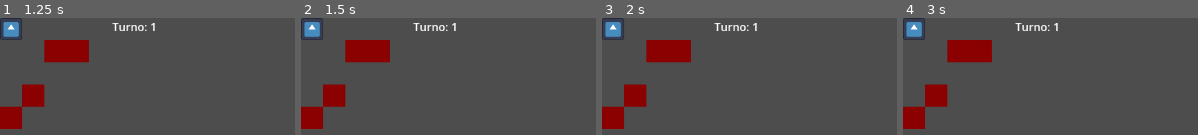
Above: before the commit, frames 1-4 (left to right).
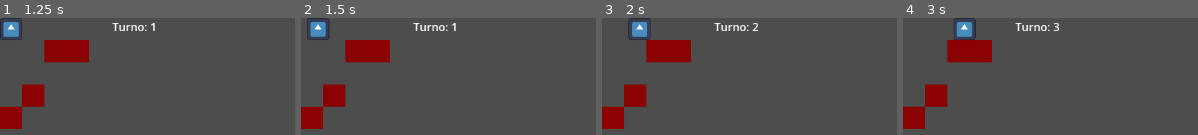
Above: after the commit, the same moments.

Repository: AbelitoLlerena/juego
Game: Godot game, scene res://Scence/world.tscn
Same seed, same stepped clock (60 frames per second), same inputs: the game is played once before the commit and once after it. The project has no main scene, so this scene is started directly. The engine's default icon, where the game draws it, is replaced by a stand-in: a white triangle on a blue panel in a dark square.
Inputs (mouse positions are in pixels of both pictures, inside the frame that each line leads up to):
- Up to frame 1 (1.25 s): tap Enter at 0.5 s; move the mouse to (outside the picture) at 0.52 s; click (outside the picture) at 0.67 s
- Up to frame 2 (1.5 s): tap Space at 1.25 s; move the mouse to (outside the picture) at 1.27 s; click (outside the picture) at 1.42 s
- Up to frame 3 (2 s): no input
- Up to frame 4 (3 s): move the mouse to (outside the picture) at 2.02 s; click (outside the picture) at 2.17 s; tap Enter at 2.75 s; move the mouse to (outside the picture) at 2.77 s; click (outside the picture) at 2.92 s

Frame 1 is identical in both runs. In frame 2, 0.9% of the frame differs, in the area x 0-10%, y 0-19%; in frame 3, 1.9%; in frame 4, 2.0%, in the area x 0-53%, y 0-19%.

Commit message:
todo separado para que no de problemas despues

Diff:
--- /dev/null
+++ b/Scence/ground.tscn
@@ -0,0 +1,7 @@
+[gd_scene format=3 uid="uid://bko17wyjkmcby"]
+
+[sub_resource type="TileSet" id="TileSet_1tkw2"]
+tile_size = Vector2i(32, 32)
+
+[node name="Ground" type="TileMapLayer" unique_id=806602243]
+tile_set = SubResource("TileSet_1tkw2")
--- /dev/null
+++ b/Scence/player.tscn
@@ -0,0 +1,18 @@
+[gd_scene format=3 uid="uid://dimlnkst4n5sg"]
+
+[ext_resource type="Script" uid="uid://crqambfqibkkw" path="res://player.gd" id="1_onrkg"]
+[ext_resource type="Texture2D" uid="uid://c1ntcec7v6g28" path="res://icon.svg" id="2_i3pqv"]
+
+[sub_resource type="RectangleShape2D" id="RectangleShape2D_hqtel"]
+size = Vector2(32, 32)
+
+[node name="Player" type="CharacterBody2D" unique_id=2031240851]
+position = Vector2(16, 16)
+script = ExtResource("1_onrkg")
+
+[node name="CollisionShape2D" type="CollisionShape2D" parent="." unique_id=17532356]
+shape = SubResource("RectangleShape2D_hqtel")
+
+[node name="Sprite2D" type="Sprite2D" parent="." unique_id=1582237086]
+scale = Vector2(0.25, 0.25)
+texture = ExtResource("2_i3pqv")
--- a/System/movement_system.gd
+++ b/System/movement_system.gd
@@ -33,5 +33,7 @@
 		move_finished.emit()
 		await get_tree().create_timer(0.25).timeout
 
+	is_moving = false
+
 func stop_move():
 	is_moving = false
--- a/world.gd
+++ b/world.gd
@@ -33,12 +33,12 @@
 	preview_service.setup(grid_service)
 	preview_system.setup(path_system,preview_service)
 	movement_system.setup(grid_system, grid_service)
+
 	player.grid_position = grid_service.world_to_grid(player.global_position)
 	grid_system.register_entity(player)
 	turn_system.register(player)
 
 	movement_system.move_finished.connect(turn_system.end_turn)
-
 	turn_system.turn_started.connect(_on_turn_started)
 
 	turn_system.start()
--- /dev/null
+++ b/world.tscn
@@ -0,0 +1,46 @@
+[gd_scene format=3 uid="uid://d4h545gfgde5n"]
+
+[ext_resource type="Script" uid="uid://lc3q5p4ddh0q" path="res://world.gd" id="1_ic0uy"]
+[ext_resource type="PackedScene" uid="uid://djp1bkujwr6ak" path="res://Scence/grid_system.tscn" id="2_k3n1d"]
+[ext_resource type="PackedScene" uid="uid://cbljb8rkidj6l" path="res://Scence/pathfinding_system.tscn" id="3_2o6r5"]
+[ext_resource type="PackedScene" uid="uid://cxo1pws8455a8" path="res://Scence/turn_system.tscn" id="4_70uel"]
+[ext_resource type="PackedScene" uid="uid://cpnhnkc7ihps1" path="res://Scence/movement_system.tscn" id="5_hiqwa"]
+[ext_resource type="PackedScene" uid="uid://f0osefp5xhvt" path="res://Scence/path_preview_system.tscn" id="6_2u3nc"]
+[ext_resource type="PackedScene" uid="uid://c6crxuyy43hwd" path="res://Scence/grid_service.tscn" id="7_udxuc"]
+[ext_resource type="PackedScene" uid="uid://5s5wu57jq5ux" path="res://Scence/pathfinding_service.tscn" id="8_ikiii"]
+[ext_resource type="PackedScene" uid="uid://bflf00uqpksi2" path="res://Scence/path_preview_service.tscn" id="9_cbp6q"]
+[ext_resource type="PackedScene" uid="uid://dimlnkst4n5sg" path="res://Scence/player.tscn" id="11_ic0uy"]
+[ext_resource type="PackedScene" uid="uid://bko17wyjkmcby" path="res://Scence/ground.tscn" id="12_k3n1d"]
+
+[node name="World" type="Node2D" unique_id=748687561]
+script = ExtResource("1_ic0uy")
+
+[node name="Systems" type="Node" parent="." unique_id=2128349733]
+
+[node name="GridSystem" parent="Systems" unique_id=492069209 instance=ExtResource("2_k3n1d")]
+
+[node name="PathfindingSystem" parent="Systems" unique_id=1847126505 instance=ExtResource("3_2o6r5")]
+
+[node name="TurnSystem" parent="Systems" unique_id=837350218 instance=ExtResource("4_70uel")]
+
+[node name="MovementSystem" parent="Systems" unique_id=1641306523 instance=ExtResource("5_hiqwa")]
+
+[node name="PathPreviewSystem" parent="Systems" unique_id=1427143708 instance=ExtResource("6_2u3nc")]
+
+[node name="Services" type="Node" parent="." unique_id=2027979344]
+
+[node name="GridService" parent="Services" unique_id=1423659098 instance=ExtResource("7_udxuc")]
+
+[node name="PathfindingService" parent="Services" unique_id=1067388769 instance=ExtResource("8_ikiii")]
+
+[node name="PathPreviewService" parent="Services" unique_id=1420627372 instance=ExtResource("9_cbp6q")]
+
+[node name="Label" type="Label" parent="." unique_id=389993598]
+offset_left = 389.0
+offset_top = 1.0
+offset_right = 429.0
+offset_bottom = 24.0
+
+[node name="Ground" parent="." unique_id=806602243 instance=ExtResource("12_k3n1d")]
+
+[node name="Player" parent="." unique_id=2031240851 instance=ExtResource("11_ic0uy")]
